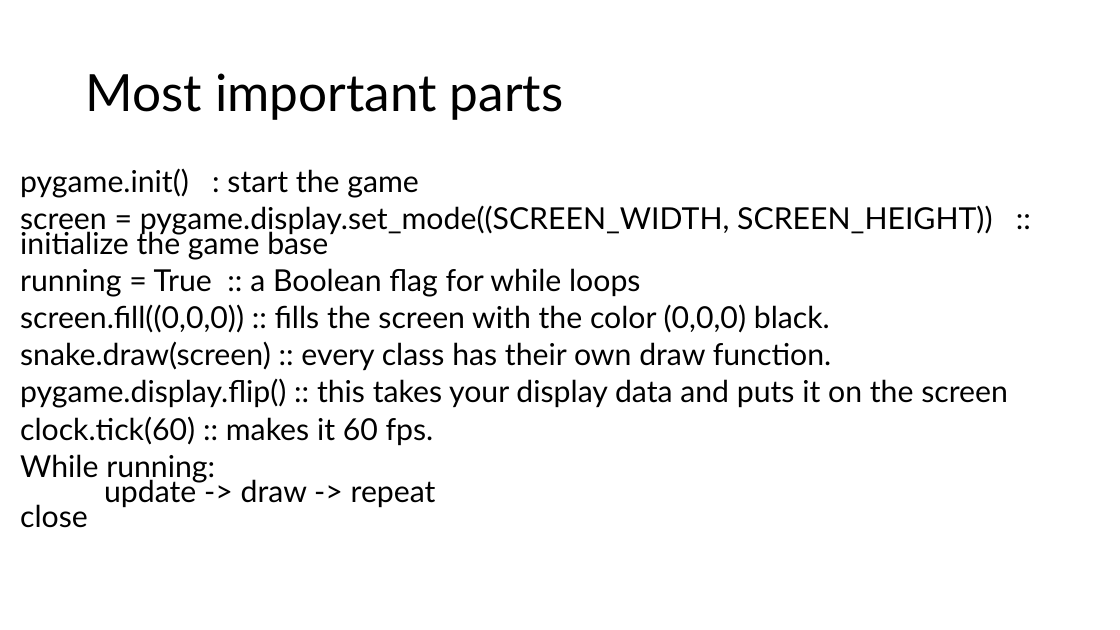
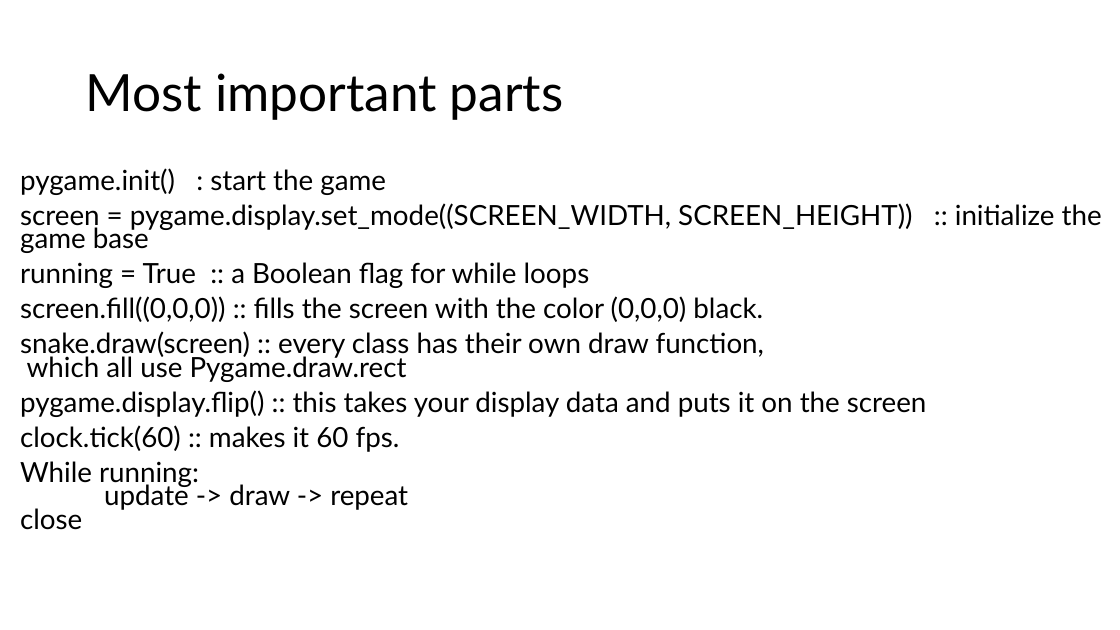
Before and after one commit to HoloJem/snake-game, a slide deck: slide 3 of presentation/The main lesson.pptx. Drawn at 1120x630 pixels with LibreOffice and Linux fonts; fonts in the diff are those of the drawing. Boxes give left, top, right and bottom in pixels: in the first picture for what was removed or moved away, otherwise in the second. Text is boxed around its words. In the diff, an @@ line names an element or a change of style, - is before the commit and + after.

```diff
--- a/presentation/The main lesson.pptx
+++ b/presentation/The main lesson.pptx
@@ text at (x1=20, y1=168, x2=1102, y2=530): size 25.9 to 23.8 pt in "pygame.init() : start the game", "screen = pygame.display.set_mode((SCREEN_WIDTH, SCREEN_HEIGH ...", "running = True :: a Boolean flag ...", "screen.fill((0,0,0)) :: fills the screen with the ..." and 3 more places @@
@@ text at (x1=20, y1=331, x2=764, y2=382): text changed; size 25.9 to 23.8 pt @@
-snake.draw(screen) :: every class has their own draw function.
+snake.draw(screen) :: every class has their own draw function,
+which all use Pygame.draw.rect
```
Also in this commit, not shown: 2 other slides changed, 7 other files.
